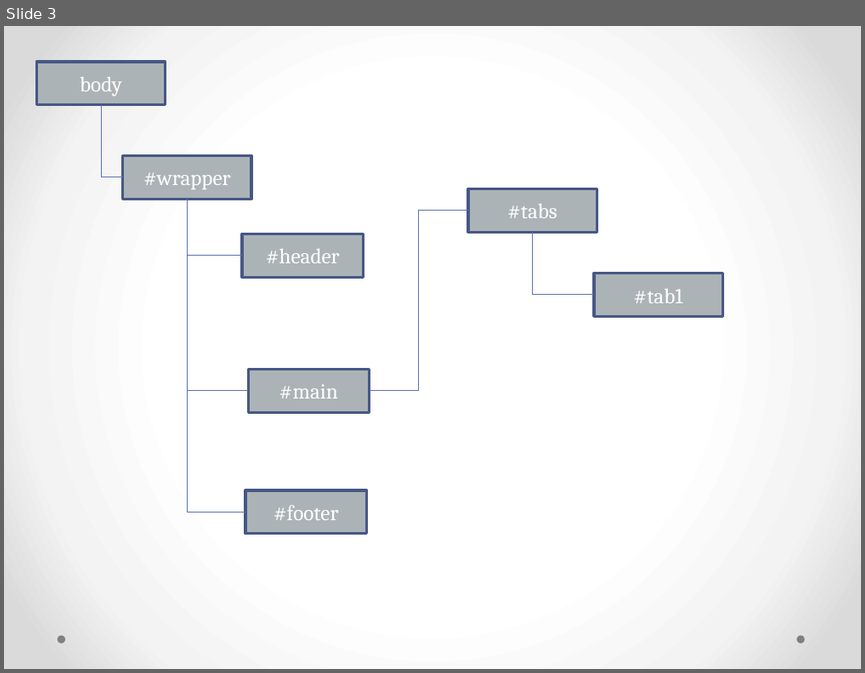
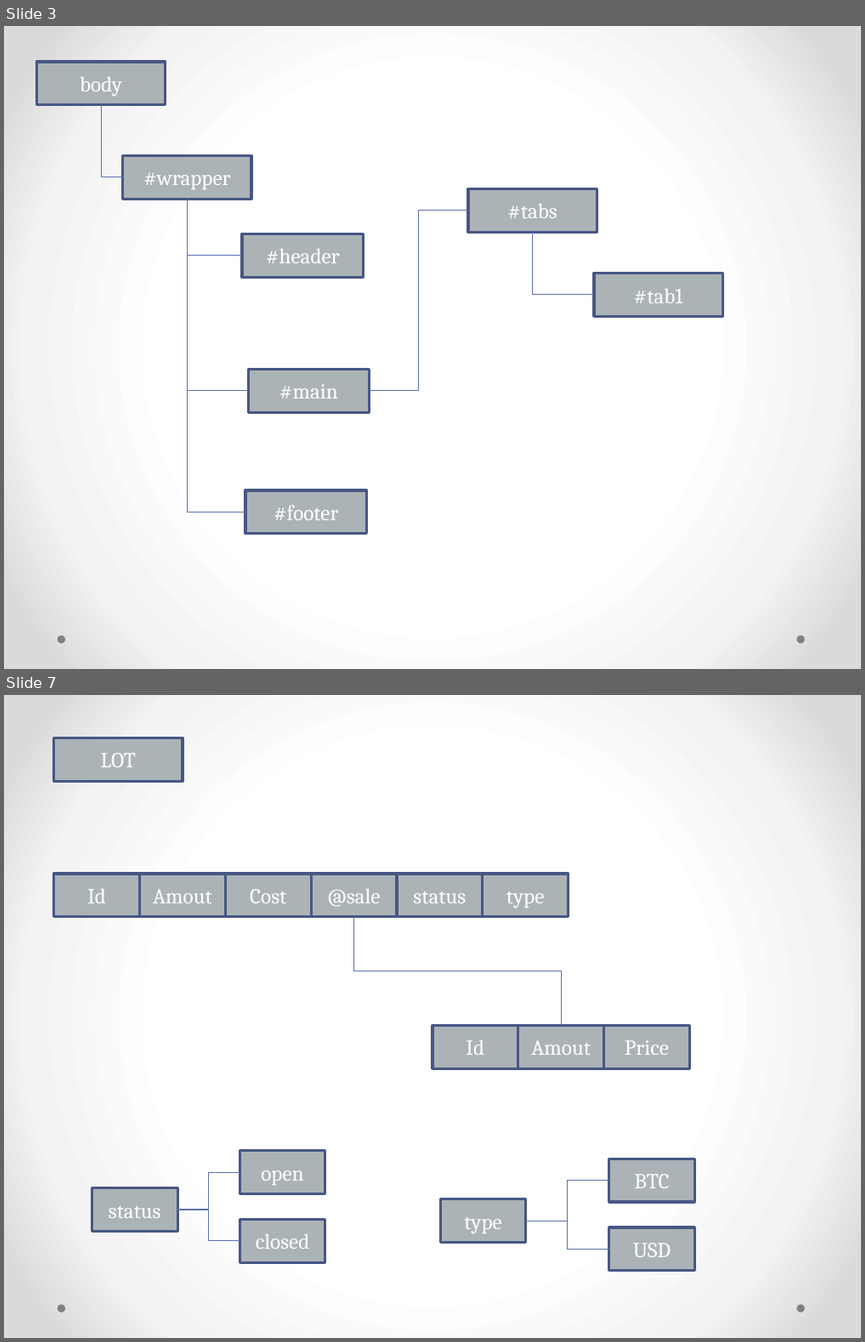
Before and after one commit to JamesLeB/Kevin, a slide deck: Document.pptx. Shown one above the other, each under a label of ours: slide 3 before the commit, slides 3 and 7 after it; the slides between them are not shown. The pictures are 865x673 and 865x1342 pixels, drawn with LibreOffice and Linux fonts; fonts in the diff are those of the drawing. Boxes give left, top, right and bottom in pixels: in the first picture for what was removed or moved away, otherwise in the second. Text is boxed around its words. In the diff, an @@ line names an element or a change of style, - is before the commit and + after.

```diff
--- a/Document.pptx
+++ b/Document.pptx
@@ slide 7 added at [4,695,861,1338], background gradient #FFFFFF to #F4F4F4 to #DADADA; not listed: 2 template elements that a slide beside it also shows @@
@@ rectangle added at [53,737,182,782], fill #ACB3B6, outline #475785 2.25 pt, 18 pt, text #FFFFFF @@
+LOT
@@ rectangle added at [53,873,139,917], fill #ACB3B6, outline #475785 2.25 pt, 18 pt, text #FFFFFF @@
+Id
@@ rectangle added at [139,873,225,917], fill #ACB3B6, outline #475785 2.25 pt, 18 pt, text #FFFFFF @@
+Amout
@@ rectangle added at [225,873,311,917], fill #ACB3B6, outline #475785 2.25 pt, 18 pt, text #FFFFFF @@
+Cost
@@ rectangle added at [311,873,397,917], fill #ACB3B6, outline #475785 2.25 pt, 18 pt, text #FFFFFF @@
+@sale
@@ rectangle added at [397,873,482,917], fill #ACB3B6, outline #475785 2.25 pt, 18 pt, text #FFFFFF @@
+status
@@ rectangle added at [482,873,568,917], fill #ACB3B6, outline #475785 2.25 pt, 18 pt, text #FFFFFF @@
+type
@@ elbow line added from (353, 917) to (561, 1025), #5C72B2 0.75 pt @@
@@ rectangle added at [432,1025,518,1068], fill #ACB3B6, outline #475785 2.25 pt, 18 pt, text #FFFFFF @@
+Id
@@ rectangle added at [518,1025,604,1068], fill #ACB3B6, outline #475785 2.25 pt, 18 pt, text #FFFFFF @@
+Amout
@@ rectangle added at [604,1025,689,1068], fill #ACB3B6, outline #475785 2.25 pt, 18 pt, text #FFFFFF @@
+Price
@@ rectangle added at [239,1151,325,1195], fill #ACB3B6, outline #475785 2.25 pt, 18 pt, text #FFFFFF @@
+open
@@ elbow line added from (178, 1209) to (239, 1172), #5C72B2 0.75 pt @@
@@ rectangle added at [609,1158,694,1202], fill #ACB3B6, outline #475785 2.25 pt, 18 pt, text #FFFFFF @@
+BTC
@@ rectangle added at [92,1188,178,1231], fill #ACB3B6, outline #475785 2.25 pt, 18 pt, text #FFFFFF @@
+status
@@ rectangle added at [440,1199,526,1242], fill #ACB3B6, outline #475785 2.25 pt, 18 pt, text #FFFFFF @@
+type
@@ elbow line added from (526, 1221) to (609, 1180), #5C72B2 0.75 pt @@
@@ elbow line added from (178, 1209) to (239, 1241), #5C72B2 0.75 pt @@
@@ rectangle added at [239,1219,325,1262], fill #ACB3B6, outline #475785 2.25 pt, 18 pt, text #FFFFFF @@
+closed
@@ elbow line added from (526, 1221) to (609, 1248), #5C72B2 0.75 pt @@
@@ rectangle added at [609,1227,694,1270], fill #ACB3B6, outline #475785 2.25 pt, 18 pt, text #FFFFFF @@
+USD
```
Also in this commit, not shown: 2 slides changed, 2 other slides added.
